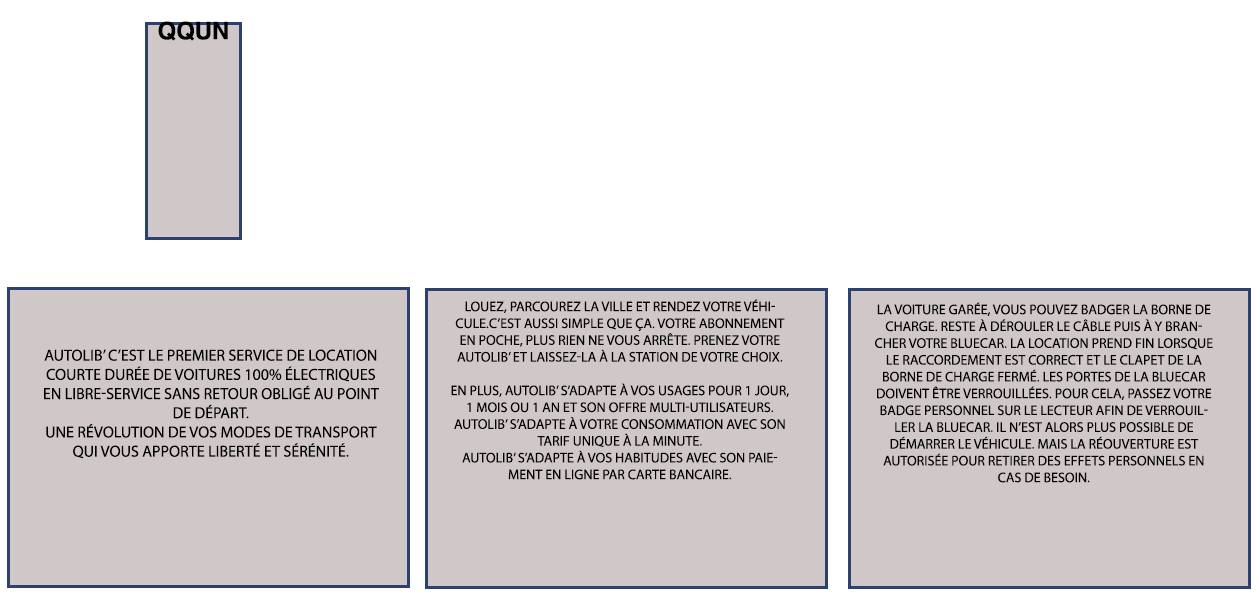
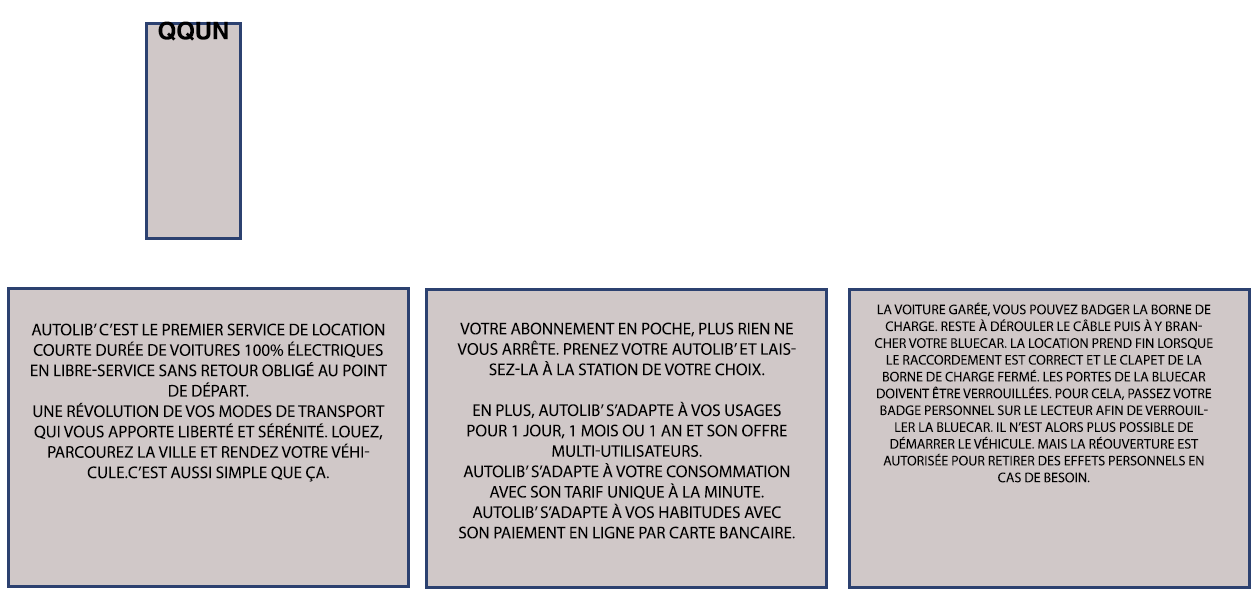
Two versions of the same layered image (1259px x 595px). Layer-by-layer changes:
renamed "Louez, parcourez la ville et rendez votre véhicule.C’est aussi" to "Votre abonnement en poche, plus rien ne vous arrête. Prenez vot", painted on it over box(451, 299, 796, 539)
painted on "Autolib’ c’est le premier service de location courte durée de v" over box(31, 323, 387, 482)
